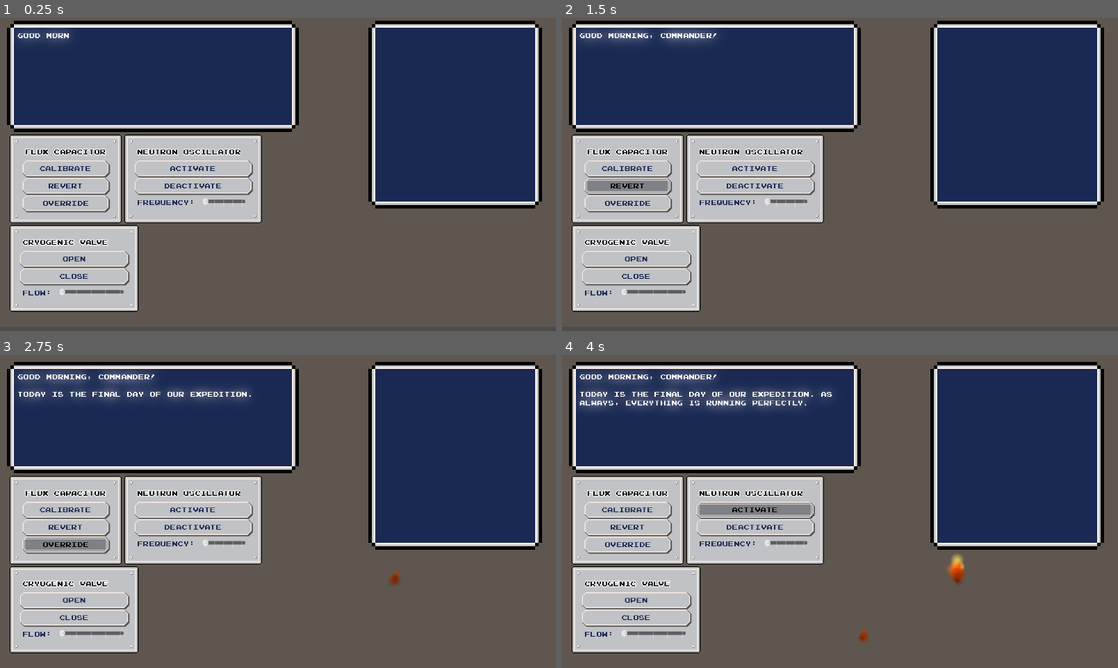
Above: before the commit, frames 1-4 (two rows, left to right).
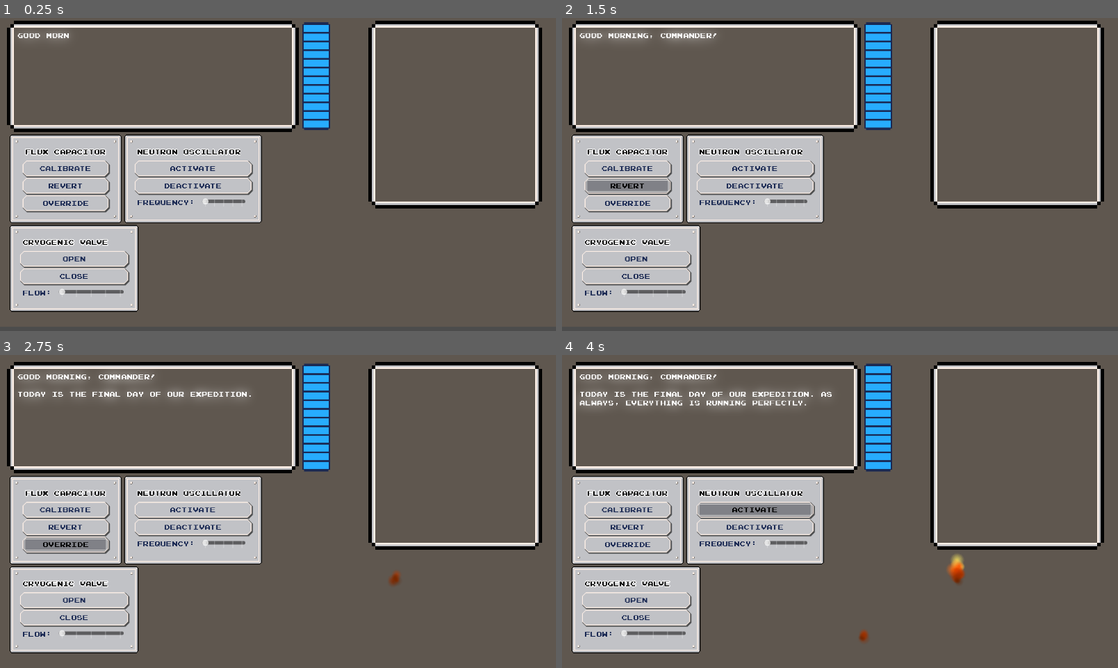
Above: after the commit, the same moments.

Repository: MarcosPRus/gamejambrackeys2025.1
Game: Godot game, scene res://Objects/Main/main.tscn
Two runs of this game, one before a commit and one after it. Both use one fixed random seed, a clock stepped at 60 frames per second and the inputs below.
Inputs:
- Up to frame 1 (0.25 s): no input
- Up to frame 2 (1.5 s): click "Calibrate" at 0.5 s; click "Revert" at 1.25 s
- Up to frame 3 (2.75 s): click "Override" at 2 s
- Up to frame 4 (4 s): click "Open" at 2.75 s; click "Activate" at 3.5 s

The runs differ from the first frame. In frame 1, 33% of the frame differs, in the area x 2-97%, y 1-59%; in frame 2, 33%; in frame 3, 33%; in frame 4, 33%.

Commit message:
added progress bar

Diff:
--- a/Objects/GUI/GUI.tscn
+++ b/Objects/GUI/GUI.tscn
@@ -1,8 +1,10 @@
-[gd_scene load_steps=4 format=3 uid="uid://b0hnyjlv8t2ki"]
+[gd_scene load_steps=6 format=3 uid="uid://b0hnyjlv8t2ki"]
 
 [ext_resource type="Texture2D" uid="uid://pwc3dn43286u" path="res://Assets/Sprites/Console/Background.png" id="1_38j1w"]
 [ext_resource type="Script" path="res://Objects/GUI/gui.gd" id="1_gqfuo"]
 [ext_resource type="Script" path="res://Objects/GUI/GUI_panel.gd" id="3_ixn6v"]
+[ext_resource type="Texture2D" uid="uid://uyipdsugflsm" path="res://Assets/Sprites/GUI Elements/ProgressBar/Under.png" id="4_jagda"]
+[ext_resource type="Texture2D" uid="uid://he51s5s6sicu" path="res://Assets/Sprites/GUI Elements/ProgressBar/Progress.png" id="5_wabh2"]
 
 [node name="GUI" type="Control"]
 layout_mode = 3
@@ -14,7 +16,6 @@
 script = ExtResource("1_gqfuo")
 
 [node name="Sprite2D" type="Sprite2D" parent="."]
-visible = false
 texture = ExtResource("1_38j1w")
 centered = false
 
@@ -151,6 +152,18 @@
 offset_bottom = 424.0
 bbcode_enabled = true
 
+[node name="TextureProgressBar" type="TextureProgressBar" parent="."]
+layout_mode = 0
+offset_left = 696.0
+offset_top = 16.0
+offset_right = 760.0
+offset_bottom = 272.0
+step = 0.1
+value = 100.0
+fill_mode = 3
+texture_under = ExtResource("4_jagda")
+texture_progress = ExtResource("5_wabh2")
+
 [connection signal="pressed" from="FluxCapacitor/VBoxContainer/Calibrate" to="." method="_on_flux_capacitor_calibrate_pressed"]
 [connection signal="pressed" from="FluxCapacitor/VBoxContainer/Revert" to="." method="_on_flux_capacitor_revert_pressed"]
 [connection signal="pressed" from="FluxCapacitor/VBoxContainer/Override" to="." method="_on_flux_capacitor_override_pressed"]
Binary file added: Assets/Sprites/GUI Elements/ProgressBar/Progress.png
Not shown, added: Assets/Sprites/GUI Elements/ProgressBar/Progress.png.import
Binary file added: Assets/Sprites/GUI Elements/ProgressBar/Under.png
Not shown, added: Assets/Sprites/GUI Elements/ProgressBar/Under.png.import
Binary file added: Assets/Sprites/Textures/Metal/Mat_Metal_Brushed_01-512x512.png
Not shown, added: Assets/Sprites/Textures/Metal/Mat_Metal_Brushed_01-512x512.png.import
Binary file added: Assets/Sprites/Textures/Metal/Mat_Metal_Brushed_02-512x512.png
Not shown, added: Assets/Sprites/Textures/Metal/Mat_Metal_Brushed_02-512x512.png.import
Binary file added: Assets/Sprites/Textures/Metal/Mat_Metal_Brushed_03-512x512.png
Not shown, added: Assets/Sprites/Textures/Metal/Mat_Metal_Brushed_03-512x512.png.import
Binary file added: Assets/Sprites/Textures/Metal/Mat_Metal_Brushed_04-512x512.png
Not shown, added: Assets/Sprites/Textures/Metal/Mat_Metal_Brushed_04-512x512.png.import
(and 12 more such lines)
